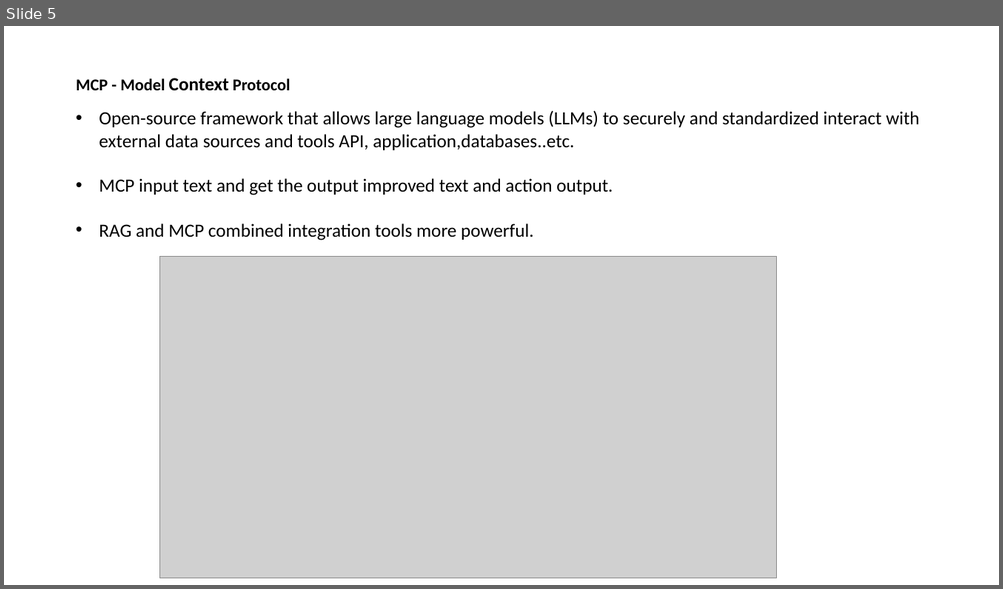
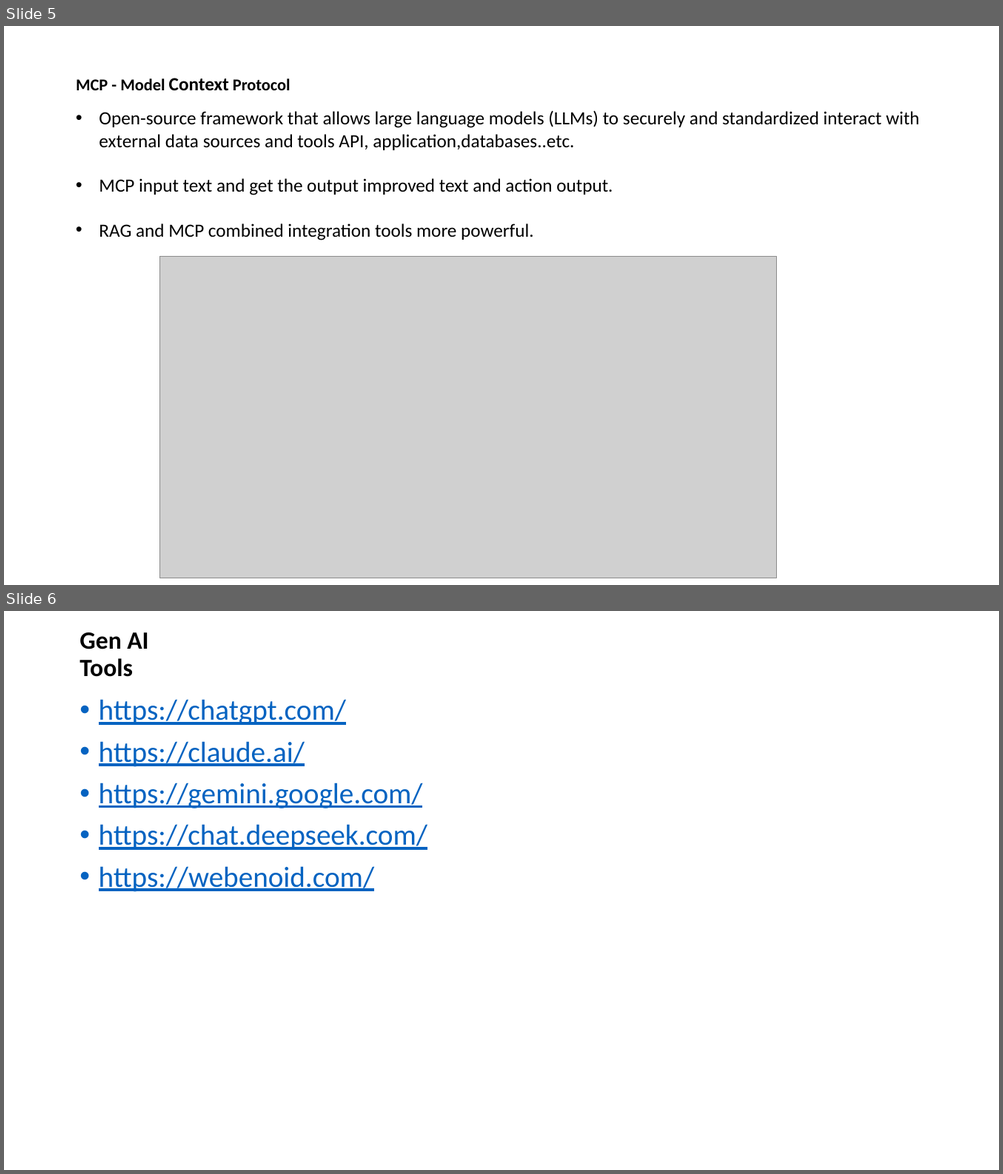
Before and after one commit to mohan4295work/Doc, a slide deck: Artificial Intelligence.pptx. Shown one above the other, each under a label of ours: slide 5 before the commit, slides 5 and 6 after it. The pictures are 1003x589 and 1003x1174 pixels, drawn with LibreOffice and Linux fonts; fonts in the diff are those of the drawing; grey boxes stand for pictures. Boxes give left, top, right and bottom in pixels: in the first picture for what was removed or moved away, otherwise in the second. Text is boxed around its words. In the diff, an @@ line names an element or a change of style, - is before the commit and + after.

```diff
--- a/Artificial Intelligence.pptx
+++ b/Artificial Intelligence.pptx
@@ slide 6 added at (4, 611, 999, 1170), background #FFFFFF @@
@@ title added at (79, 632, 148, 677), 24 pt, text #000000, bold @@
+Gen AI Tools
@@ text added at (99, 699, 427, 892), 28 pt, text #0563C1, underline @@
+• https://chatgpt.com/
+• https://claude.ai/
+• https://gemini.google.com/
+• https://chat.deepseek.com/
+• https://webenoid.com/
```
Also in this commit, not shown: 1 other slide added.
